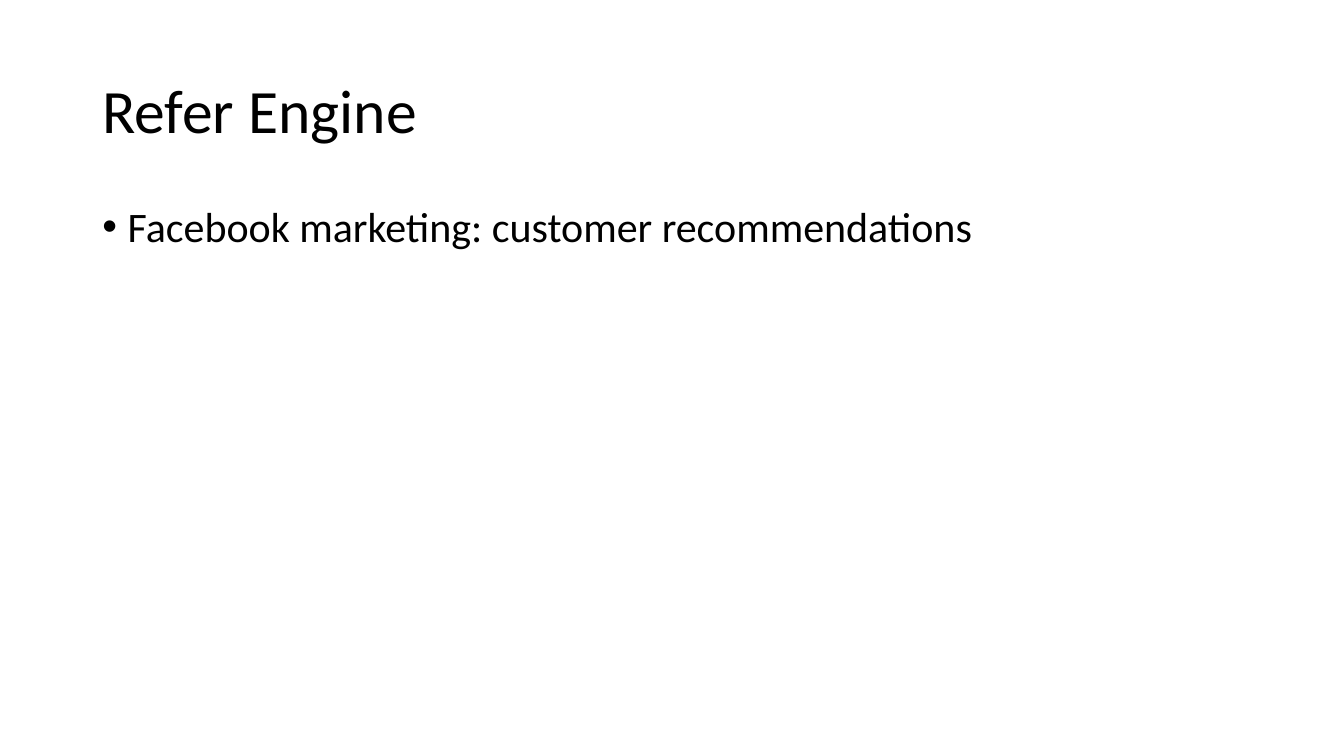
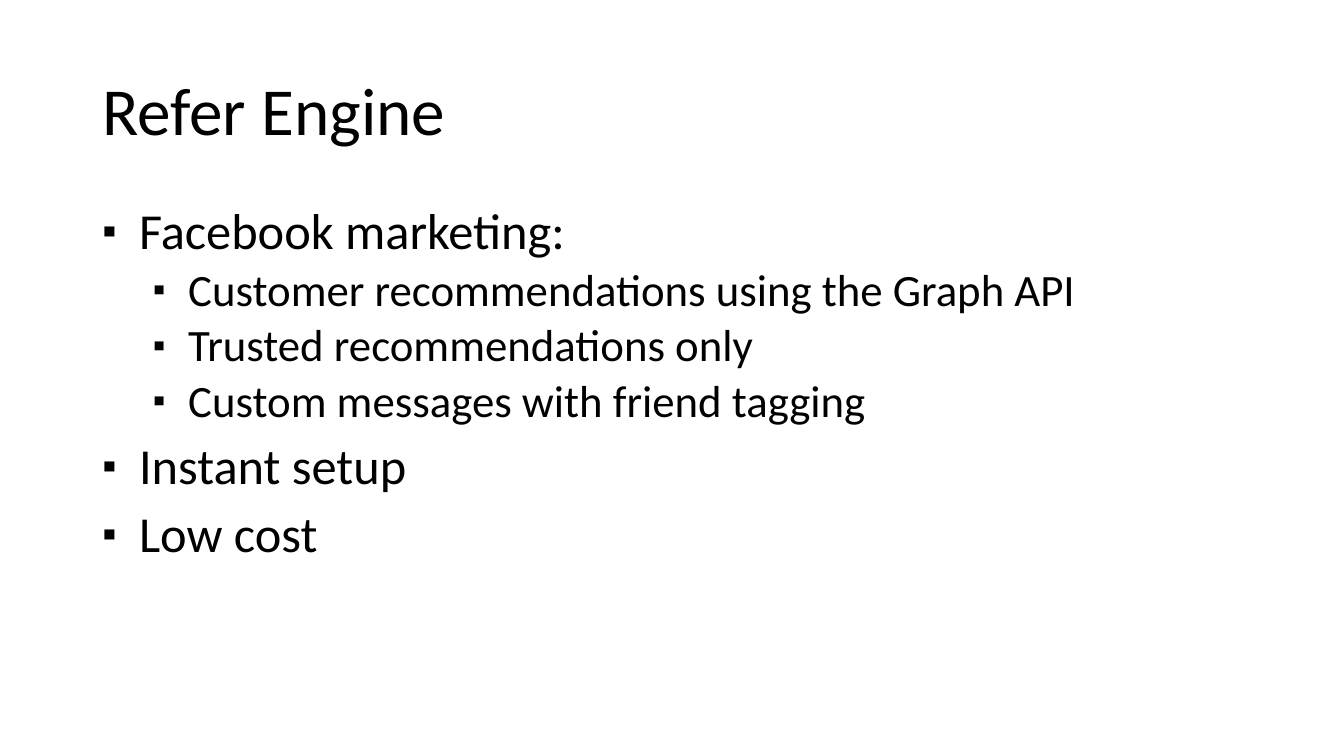
Before and after one commit to tarekayna/referengine, a slide deck: slide 3 of Documents/Investors/NWEN-FirstLook-2013-03.pptx. Drawn at 1344x756 pixels with LibreOffice and Linux fonts; fonts in the diff are those of the drawing. Boxes give left, top, right and bottom in pixels: in the first picture for what was removed or moved away, otherwise in the second. Text is boxed around its words. In the diff, an @@ line names an element or a change of style, - is before the commit and + after.

```diff
--- a/Documents/Investors/NWEN-FirstLook-2013-03.pptx
+++ b/Documents/Investors/NWEN-FirstLook-2013-03.pptx
@@ title "Refer Engine" at [102,88,445,147]: size 44 to 48 pt @@
@@ text at [139,214,1074,553]: text changed; size 30 to 32 pt @@
-• Facebook marketing: customer recommendations
+▪ Facebook marketing:
+  ▪ Customer recommendations using the Graph API
+  ▪ Trusted recommendations only
+  ▪ Custom messages with friend tagging
+▪ Instant setup
+▪ Low cost
```
Also in this commit, not shown: 7 other slides changed, 2 slides added, 3 slides removed.
